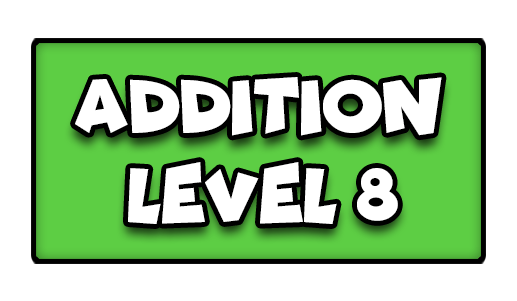
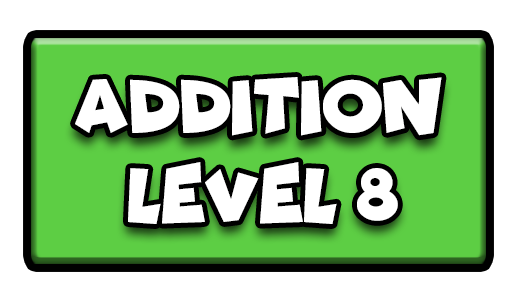
Two versions of the same layered image (517x301). Layer-by-layer changes:
pixels changed over (x1=23, y1=30, x2=494, y2=272) (layer not identified)
